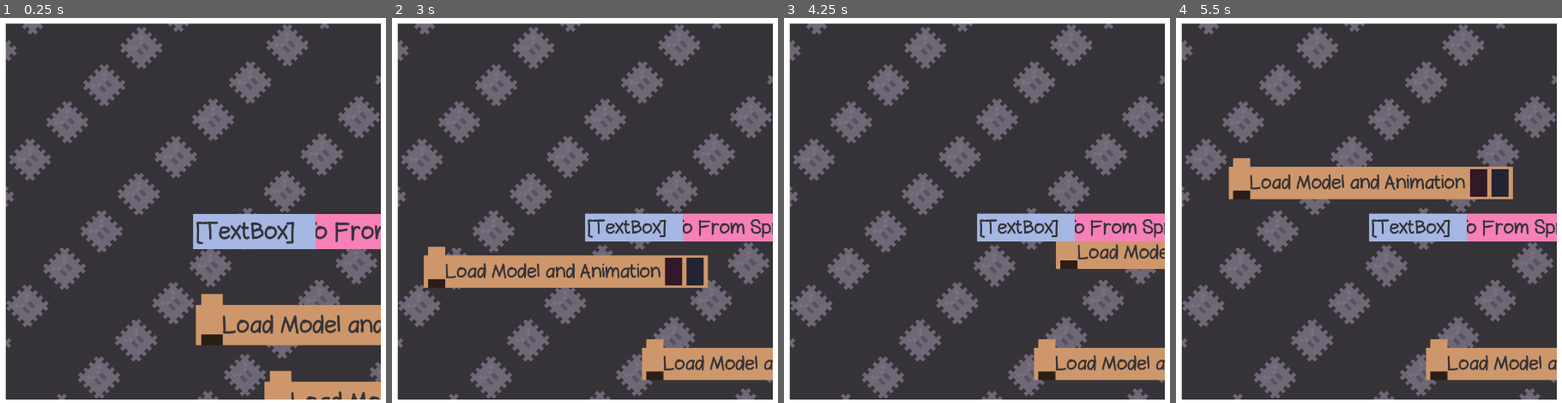
Above: before the commit, frames 1-4 (left to right).
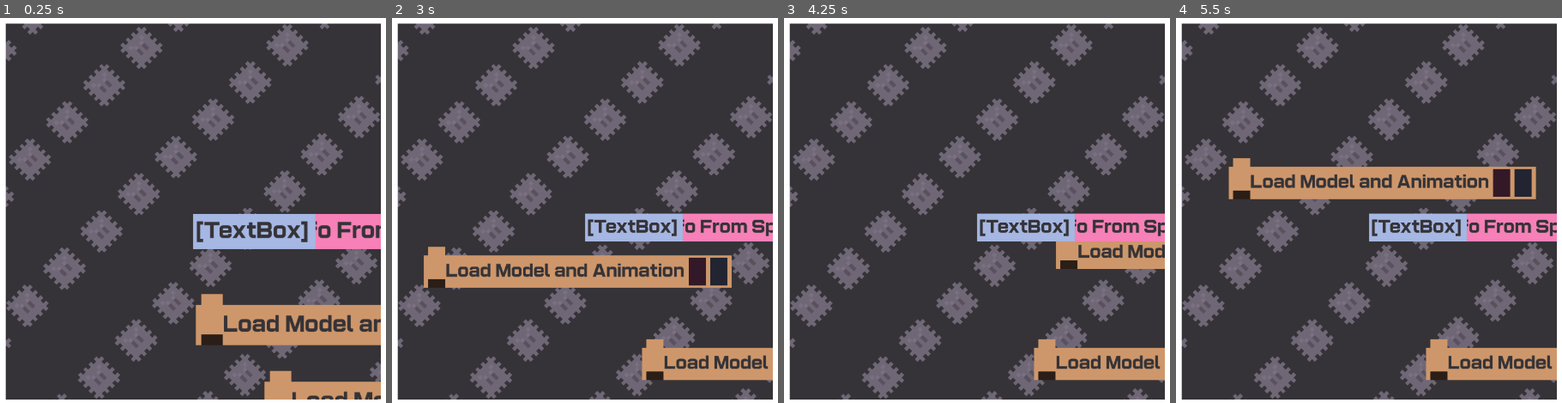
Above: after the commit, the same moments.

Repository: ToadSaidHi/Thwomp-Sprite-Editor
Game: Godot game, scene res://Editor/Lego Table.tscn
The game is run twice, just before and just after one commit, with the same random seed, the same clock (stepped at 60 frames per second) and the same inputs. The project has no main scene, so this scene is started directly.
Inputs (mouse positions are in pixels of both pictures, inside the frame that each line leads up to):
- Up to frame 1 (0.25 s): no input
- Up to frame 2 (3 s): click (766, 326) at 0.52 s; click (766, 326) at 1.27 s; click (766, 326) at 2.02 s; tap Enter at 2.75 s; move the mouse to (561, 287) at 2.77 s; tap Mouse wheel down (Scroll Down) at 2.85 s
- Up to frame 3 (4.25 s): tap Space at 3.5 s; move the mouse to (outside the picture) at 3.52 s; click (outside the picture) at 3.6 s
- Up to frame 4 (5.5 s): tap Enter at 4.25 s; move the mouse to (outside the picture) at 4.27 s; tap Mouse wheel up (scroll up) at 4.35 s; tap Space at 5 s; move the mouse to (1415, 210) at 5.02 s; tap Mouse wheel down (Scroll Down) at 5.1 s

The runs differ from the first frame. In frame 1, 2.5% of the frame differs, in the area x 50-99%, y 52-100%; in frame 2, 3.5%, in the area x 13-99%, y 52-92%; in frame 3, 2.1%; in frame 4, 3.5%.

Commit message:
Downscale renderer and update font

Diff:
--- a/Objects/Themes/MainTheme.tres
+++ b/Objects/Themes/MainTheme.tres
@@ -1,6 +1,6 @@
 [gd_resource type="Theme" format=3 uid="uid://cplk57enbq5ui"]
 
-[ext_resource type="FontFile" uid="uid://y0ll3dp7hb1n" path="res://Assets/Bromine.ttf" id="1_a7jwj"]
+[ext_resource type="FontFile" uid="uid://bmmjgklo1ng4j" path="res://Assets/LTGram-Bold.ttf" id="1_a7jwj"]
 
 [resource]
 default_font = ExtResource("1_a7jwj")
--- a/project.godot
+++ b/project.godot
@@ -66,4 +66,6 @@
 [rendering]
 
 rendering_device/driver.windows="d3d12"
+renderer/rendering_method="gl_compatibility"
+renderer/rendering_method.mobile="gl_compatibility"
 environment/defaults/default_clear_color=Color(0.20784314, 0.2, 0.21568628, 1)
Binary file added: Assets/LTGram-Bold.ttf
Not shown, added: Assets/LTGram-Bold.ttf.import
